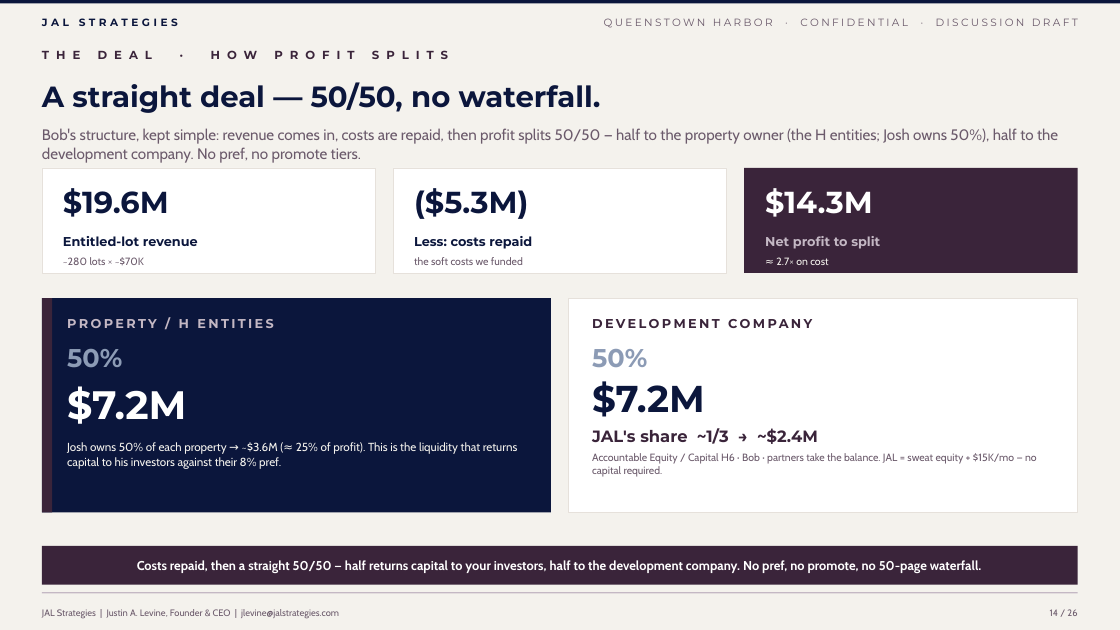
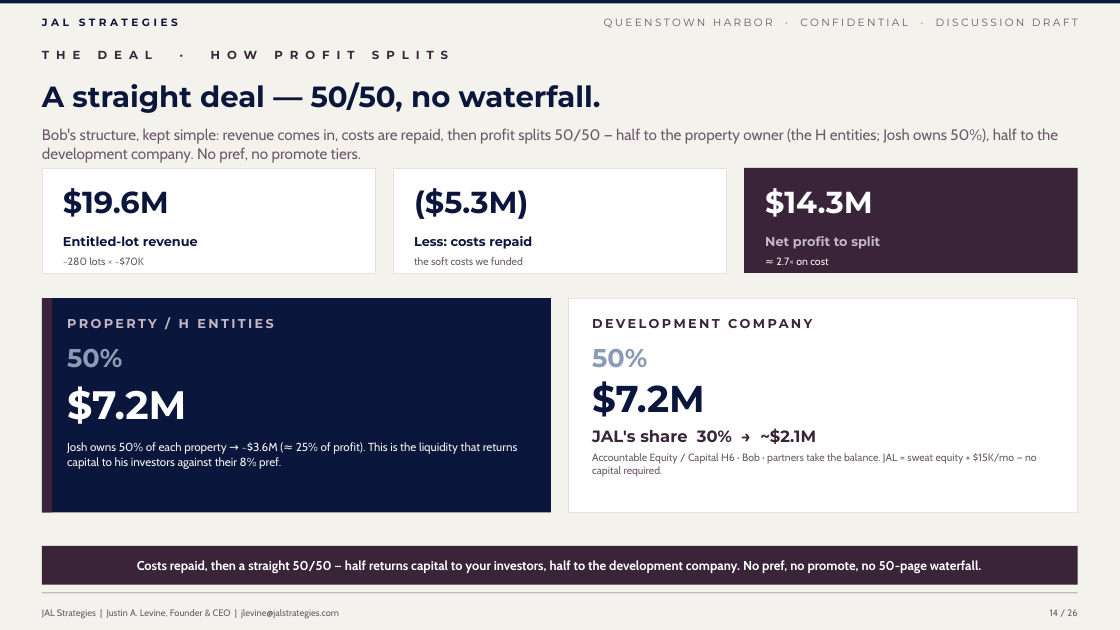
Before and after one commit to jlevine711/Apex, a slide deck: slide 14 of JAL_Queenstown_Harbor_Proposal.pptx. Drawn at 1120x630 pixels with LibreOffice and Linux fonts; fonts in the diff are those of the drawing. Boxes give left, top, right and bottom in pixels: in the first picture for what was removed or moved away, otherwise in the second. Text is boxed around its words. In the diff, an @@ line names an element or a change of style, - is before the commit and + after.

```diff
--- a/JAL_Queenstown_Harbor_Proposal.pptx
+++ b/JAL_Queenstown_Harbor_Proposal.pptx
@@ text at [592,428,816,444]: text changed @@
-JAL's share ~1/3 → ~$2.4M
+JAL's share 30% → ~$2.1M
```
Also in this commit, not shown: 1 other slide changed, 5 other files.
